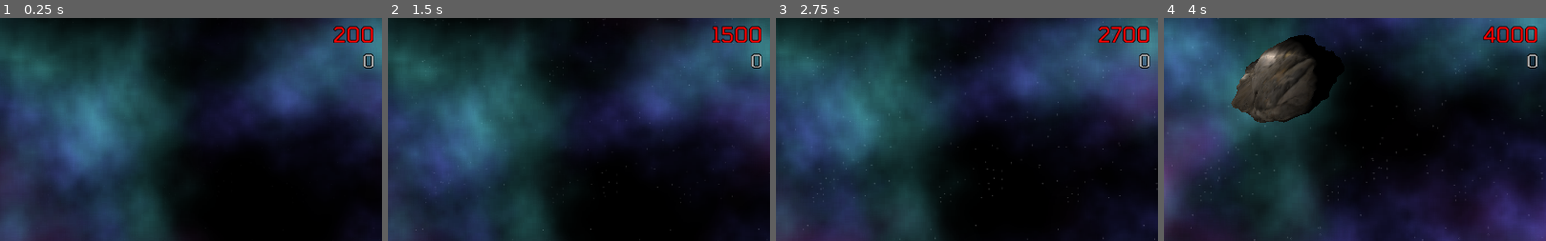
Above: before the commit, frames 1-4 (left to right).
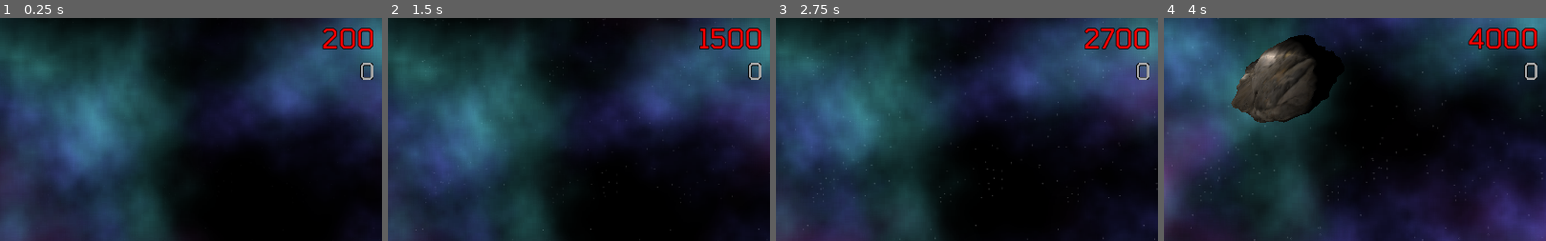
Above: after the commit, the same moments.

Repository: RichoM/godot-PhysicalBits-plugin
Game: Godot game, scene res://Main.tscn
Same seed, same stepped clock (60 frames per second), same inputs: the game is played once before the commit and once after it.
Inputs (mouse positions are % of the whole screen's width and height, from its top left):
- Up to frame 1 (0.25 s): no input
- Up to frame 2 (1.5 s): move the mouse to (72, 45) at 0.52 s; hold Space (movement_up) 0.53-1.28 s; click (72, 45) at 0.67 s; move the mouse to (30, 55) at 1.27 s; click (30, 55) at 1.42 s
- Up to frame 3 (2.75 s): move the mouse to (60, 28) at 2.02 s; hold Space (movement_up) from 2.03 s (still down); click (60, 28) at 2.17 s
- Up to frame 4 (4 s): move the mouse to (45, 70) at 2.77 s; click (45, 70) at 2.92 s; move the mouse to (80, 65) at 3.52 s; release Space (movement_up) at 3.53 s; click (80, 65) at 3.67 s
The pictures show only the part of the screen within x 50-100%, y 1-51%; the shares and areas given below are measured in that part.

The runs differ from the first frame. In frame 1, 1.3% of the frame differs, in the area x 84-98%, y 3-28%; in frame 2, 1.5%; in frame 3, 1.5%; in frame 4, 1.6%, in the area x 79-98%, y 3-28%.

Commit message:
Added bullet time

Diff:
--- a/Main.tscn
+++ b/Main.tscn
@@ -1,6 +1,5 @@
-[gd_scene load_steps=17 format=2]
+[gd_scene load_steps=16 format=2]
 
-[ext_resource path="res://airplane.gd" type="Script" id=1]
 [ext_resource path="res://gui.tscn" type="PackedScene" id=2]
 [ext_resource path="res://space_noise/space_noise_1.tres" type="Material" id=3]
 [ext_resource path="res://space_noise/space_noise_0.tres" type="Material" id=4]
@@ -59,7 +58,6 @@
 light_indirect_energy = 0.0
 
 [node name="airplane" parent="." instance=ExtResource( 6 )]
-script = ExtResource( 1 )
 
 [node name="Camera" type="Camera" parent="."]
 transform = Transform( 1, 0, 0, 0, 1, 0, 0, 0, 1, -0.054644, 0, 0.5 )
@@ -121,4 +119,7 @@
 [node name="CanvasLayer" type="CanvasLayer" parent="."]
 
 [node name="GUI" parent="CanvasLayer" instance=ExtResource( 2 )]
+[connection signal="bullet_time_begin" from="airplane" to="Camera" method="_on_airplane_bullet_time_begin"]
+[connection signal="bullet_time_end" from="airplane" to="Camera" method="_on_airplane_bullet_time_end"]
+[connection signal="bullet_time_score" from="airplane" to="CanvasLayer/GUI" method="_on_airplane_bullet_time_score"]
 [connection signal="game_over" from="airplane" to="CanvasLayer/GUI" method="_on_airplane_game_over"]
--- a/airplane.gd
+++ b/airplane.gd
@@ -8,8 +8,14 @@
 var vel = Vector2(0.25, 0.5)
 
 var colliding = false
+var proximity_counter = 0
+var max_proximity_counter = 0
+var bullet_time_ms = 0
 
 signal game_over
+signal bullet_time_begin
+signal bullet_time_end
+signal bullet_time_score
 
 func _ready():
 	randomize()
@@ -46,6 +52,9 @@
 
 	translate_object_local(Vector3.RIGHT * vel.x * delta + Vector3.UP * vel.y * delta)
 
+	if proximity_counter > 0:
+		bullet_time_ms += delta*100
+
 func _physics_process(delta):
 	if colliding: return
 	var bodies = $rotation/area.get_overlapping_bodies()
@@ -55,3 +64,22 @@
 		vel = Vector2(0.5 * signs.x, 0.5 * signs.y)
 		translate_object_local(Vector3.FORWARD * -0.25)
 		emit_signal("game_over")
+
+
+func _on_proximity_sensor_body_entered(body):
+	proximity_counter += 1
+	if proximity_counter > max_proximity_counter:
+		max_proximity_counter = proximity_counter
+	if proximity_counter == 1:
+		bullet_time_ms = 0
+		Engine.time_scale = 0.5
+		emit_signal("bullet_time_begin")
+
+
+func _on_proximity_sensor_body_exited(body):
+	proximity_counter -= 1
+	if proximity_counter == 0:
+		Engine.time_scale = 1
+		emit_signal("bullet_time_end")
+		emit_signal("bullet_time_score", round(100 * bullet_time_ms * max_proximity_counter))
+		max_proximity_counter = 0
--- a/airplane.tscn
+++ b/airplane.tscn
@@ -1,5 +1,6 @@
-[gd_scene load_steps=5 format=2]
+[gd_scene load_steps=7 format=2]
 
+[ext_resource path="res://airplane.gd" type="Script" id=1]
 [ext_resource path="res://airplane/legalpad.jpg" type="Texture" id=2]
 [ext_resource path="res://airplane/airplane.obj" type="ArrayMesh" id=3]
 
@@ -19,8 +20,12 @@
 margin = 0.01
 points = PoolVector3Array( 0.009763, 0.014348, -0.00202, 0.009762, 0.014247, -0.003421, 0.01, 0.014339, -0.002235, 0.01 …(52100 unchanged characters)…
 
+[sub_resource type="SphereShape" id=3]
+radius = 0.0907441
+
 [node name="airplane" type="Spatial"]
 transform = Transform( 1, 0, 0, 0, 1, 0, 0, 0, 1, -0.357, 0.005, 0 )
+script = ExtResource( 1 )
 
 [node name="rotation" type="Spatial" parent="."]
 
@@ -32,5 +37,12 @@
 [node name="area" type="Area" parent="rotation"]
 
 [node name="CollisionShape" type="CollisionShape" parent="rotation/area"]
-transform = Transform( -0.994026, 0.109144, -1.94707e-06, 0.109144, 0.994026, 1.40235e-07, 3.90149e-07, -1.46228e-08, -5, -0.00114447, -0.0106954, -0.000543505 )
+transform = Transform( -0.994026, 0.109144, -3.89414e-06, 0.109144, 0.994026, 2.8047e-07, 3.90149e-07, -1.46228e-08, -10, -0.00114447, -0.0106954, -0.000543505 )
 shape = SubResource( 2 )
+
+[node name="proximity_sensor" type="Area" parent="."]
+
+[node name="CollisionShape" type="CollisionShape" parent="proximity_sensor"]
+shape = SubResource( 3 )
+[connection signal="body_entered" from="proximity_sensor" to="." method="_on_proximity_sensor_body_entered"]
+[connection signal="body_exited" from="proximity_sensor" to="." method="_on_proximity_sensor_body_exited"]
--- a/follow_player.gd
+++ b/follow_player.gd
@@ -3,12 +3,27 @@
 export var player : NodePath
 
 onready var _player = get_node(player)
-var offset = Vector2()
+
+var offset := Vector2()
+var bullet_time := false
 
 func _ready():
 	offset.x = _player.global_transform.origin.x - global_transform.origin.x
 	offset.y = _player.global_transform.origin.y - global_transform.origin.y
 
-func _process(_delta):
+func _process(delta):
 	global_transform.origin.x = _player.global_transform.origin.x - offset.x
 	global_transform.origin.y = _player.global_transform.origin.y - offset.y
+
+	if bullet_time:
+		size -= delta * 0.5
+	else:
+		size += delta * 0.75
+	size = clamp(size, 0.85, 1)
+
+
+func _on_airplane_bullet_time_begin():
+	bullet_time = true
+
+func _on_airplane_bullet_time_end():
+	bullet_time = false
--- a/gui.gd
+++ b/gui.gd
@@ -1,9 +1,13 @@
 extends Control
 
+export(Array, String) var exclamation_messages
 const SCORE_FILE_PATH = "user://max_score.txt"
 
 var score = 0
 var max_score = 0
+
+var msg_counter = 0
+var game_over = false
 
 func _ready():
 	var score_file = File.new()
@@ -12,23 +16,48 @@
 	max_score = score_file.get_64()
 	score_file.close()
 
-	$score_list/max_score.text = str(max_score)
-	$timer.connect("timeout", self, "update_score")
+	$timer.connect("timeout", self, "update")
 	$timer.start(0.1)
 
-func update_score():
-	score += 100
+func update():
+	if msg_counter == 0:
+		$msg.text = ""
+	elif msg_counter > 0:
+		msg_counter -= 1
+
+	if not game_over:
+		update_score(100)
+
+
+func update_score(s = 100):
+	score += s
+
 	$score_list/score.text = str(score)
+	$score_list/max_score.text = str(max_score)
 	if score > max_score:
 		$score_list/score.set("custom_colors/font_color", Color.red)
 
+func _input(event):
+	if Input.is_action_just_released("reset_max_score"):
+		update_max_score(0)
+
+
+func update_max_score(score):
+	max_score = score
+	var score_file = File.new()
+	score_file.open(SCORE_FILE_PATH, File.WRITE)
+	score_file.store_64(max_score)
+	score_file.close()
 
 func _on_airplane_game_over():
-	$timer.stop()
+	game_over = true
 	if score > max_score:
-		max_score = score
+		update_max_score(score)
 
-		var score_file = File.new()
-		score_file.open(SCORE_FILE_PATH, File.WRITE)
-		score_file.store_64(max_score)
-		score_file.close()
+func _on_airplane_bullet_time_score(score):
+	if score < 5000 or game_over: return
+
+	msg_counter = 10
+	var exclamation = exclamation_messages[randi() % exclamation_messages.size()]
+	$msg.text = exclamation + "\n+" + str(score)
+	update_score(score)
--- a/gui.tscn
+++ b/gui.tscn
@@ -1,18 +1,24 @@
-[gd_scene load_steps=5 format=2]
+[gd_scene load_steps=7 format=2]
 
 [ext_resource path="res://ui_font/Tomorrow-Regular.ttf" type="DynamicFontData" id=1]
 [ext_resource path="res://gui.gd" type="Script" id=2]
+[ext_resource path="res://ui_font/Tomorrow-Bold.ttf" type="DynamicFontData" id=3]
 
 [sub_resource type="DynamicFont" id=1]
-size = 28
+size = 42
+outline_size = 5
+font_data = ExtResource( 3 )
+
+[sub_resource type="DynamicFont" id=2]
+size = 36
 outline_size = 1
 outline_color = Color( 0, 0, 0, 1 )
 use_mipmaps = true
 use_filter = true
 font_data = ExtResource( 1 )
 
-[sub_resource type="DynamicFont" id=2]
-size = 24
+[sub_resource type="DynamicFont" id=3]
+size = 30
 outline_size = 1
 outline_color = Color( 0, 0, 0, 1 )
 use_mipmaps = true
@@ -29,6 +35,21 @@
 __meta__ = {
 "_edit_use_anchors_": false
 }
+exclamation_messages = [ "MARVELOUS!", "AMAZING!", "OUTSTANDING!", "AWESOME!", "GREAT!", "INCREDIBLE!", "STUNNING!", "IMPRESSIVE!" ]
+
+[node name="msg" type="Label" parent="."]
+anchor_top = 1.0
+anchor_right = 1.0
+anchor_bottom = 1.0
+margin_top = -242.0
+custom_fonts/font = SubResource( 1 )
+custom_colors/font_color = Color( 1, 0.643137, 0, 1 )
+custom_colors/font_outline_modulate = Color( 0, 0, 0, 1 )
+align = 1
+valign = 1
+__meta__ = {
+"_edit_use_anchors_": false
+}
 
 [node name="score_list" type="VBoxContainer" parent="."]
 anchor_right = 1.0
@@ -39,8 +60,8 @@
 
 [node name="score" type="Label" parent="score_list"]
 margin_right = 1013.0
-margin_bottom = 34.0
-custom_fonts/font = SubResource( 1 )
+margin_bottom = 44.0
+custom_fonts/font = SubResource( 2 )
 custom_colors/font_color = Color( 1, 1, 1, 1 )
 text = "100"
 align = 2
@@ -49,10 +70,10 @@
 }
 
 [node name="max_score" type="Label" parent="score_list"]
-margin_top = 38.0
+margin_top = 48.0
 margin_right = 1013.0
-margin_bottom = 67.0
-custom_fonts/font = SubResource( 2 )
+margin_bottom = 84.0
+custom_fonts/font = SubResource( 3 )
 custom_colors/font_color = Color( 0.670588, 0.670588, 0.670588, 1 )
 text = "100"
 align = 2
--- a/project.godot
+++ b/project.godot
@@ -34,6 +34,11 @@
 , Object(InputEventMouseButton,"resource_local_to_scene":false,"resource_name":"","device":-1,"alt":false,"shift":false …(203 unchanged characters)…
  ]
 }
+reset_max_score={
+"deadzone": 0.5,
+"events": [ Object(InputEventMouseButton,"resource_local_to_scene":false,"resource_name":"","device":0,"alt":false,"shift":false,"control":false,"meta":false,"command":false,"button_mask":0,"position":Vector2( 0, 0 ),"global_position":Vector2( 0, 0 ),"factor":1.0,"button_index":2,"pressed":false,"doubleclick":false,"script":null)
+ ]
+}
 
 [rendering]
 
